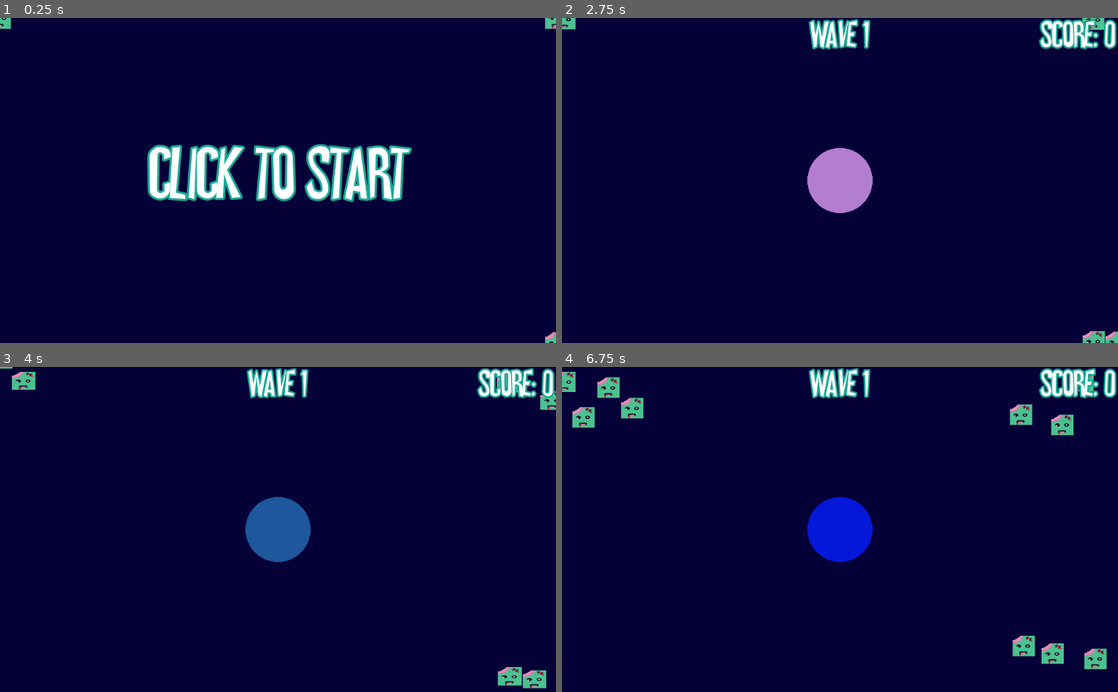
Above: before the commit, frames 1-4 (two rows, left to right).
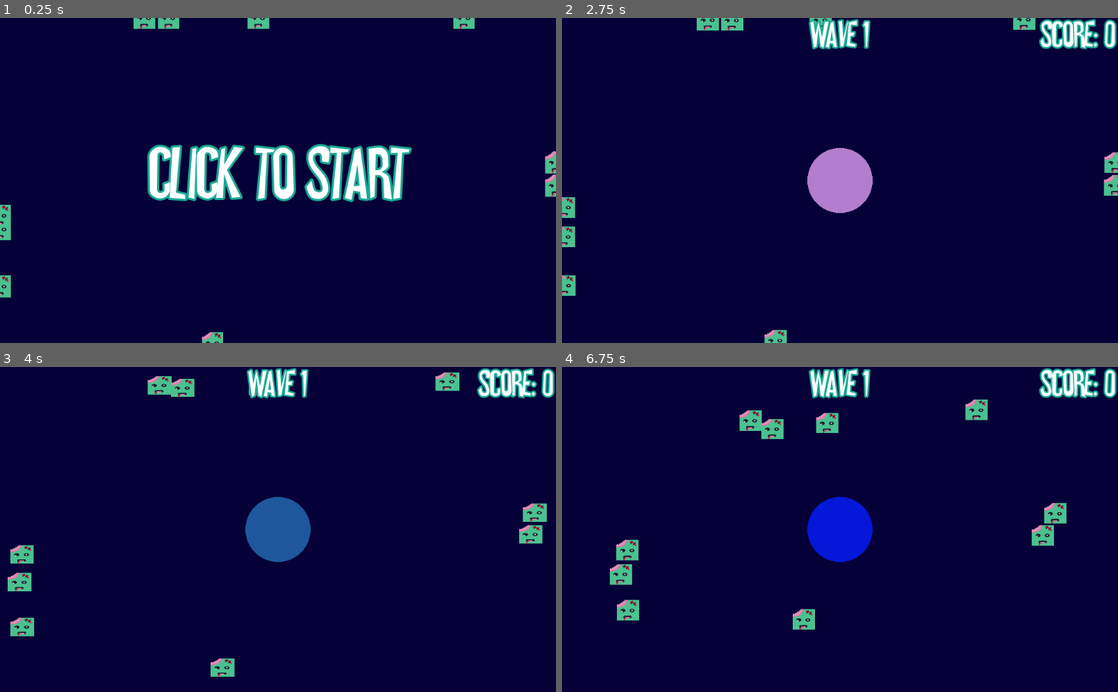
Above: after the commit, the same moments.

Repository: MrEliptik/voice_zombie
Game: Godot game, scene res://game.tscn
The game is run twice, just before and just after one commit, with the same random seed, the same clock (stepped at 60 frames per second) and the same inputs.
Inputs:
- Up to frame 1 (0.25 s): no input
- Up to frame 2 (2.75 s): tap Enter (ui_accept) at 0.5, 0.77, 1.52 s
- Up to frame 3 (4 s): tap Enter (ui_accept) at 3.02, 3.77 s
- Up to frame 4 (6.75 s): tap Enter (ui_accept) at 4.52, 6.02 s

The runs differ from the first frame. In frame 1, 1.5% of the frame differs, in the area x 0-100%, y 0-100%; in frame 2, 1.8%; in frame 3, 3.0%; in frame 4, 4.7%, in the area x 0-98%, y 1-94%.

Commit message:
better random spawn location

Diff:
--- a/enemy.gd
+++ b/enemy.gd
@@ -5,16 +5,20 @@
 var speed = 1
 var dead = false
 
-onready var spawn_location = [Vector2(0, 0), Vector2(get_viewport().size.x, 0),
-	Vector2(get_viewport().size.x, get_viewport().size.y), Vector2(0, get_viewport().size.y)]
+onready var spawn_location = [
+		Vector2(0, rand_range(0, get_viewport().size.y)),
+		Vector2(rand_range(0, get_viewport().size.x), 0),
+		Vector2(get_viewport().size.x, rand_range(0, get_viewport().size.y)),
+		Vector2(rand_range(0, get_viewport().size.x), get_viewport().size.y)
+	]
 
 func init(multiplier):
 	self.multiplier = multiplier
-	speed = rand_range(30, 40) * multiplier
+	speed = rand_range(25, 35) * multiplier
 
 # Called when the node enters the scene tree for the first time.
 func _ready():
-	self.global_position = spawn_location[rand_range(0, len(spawn_location)-1)]
+	self.global_position = spawn_location[randi()%len(spawn_location)]
 
 func _draw():
 	#draw_rect(Rect2(Vector2(0, 0), Vector2(20, 20)), Color(0.5, 0.5, 0.5))
@@ -22,8 +26,6 @@
 
 # Called every frame. 'delta' is the elapsed time since the previous frame.
 func _process(delta):
-	#$Tween.interpolate_property($Sprite, "scale", 0.150, 0.8, 2.0, Tween.TRANS_LINEAR, Tween.EASE_OUT_IN)
-	#$Tween.start()
 	update()
 
 func _physics_process(delta):
